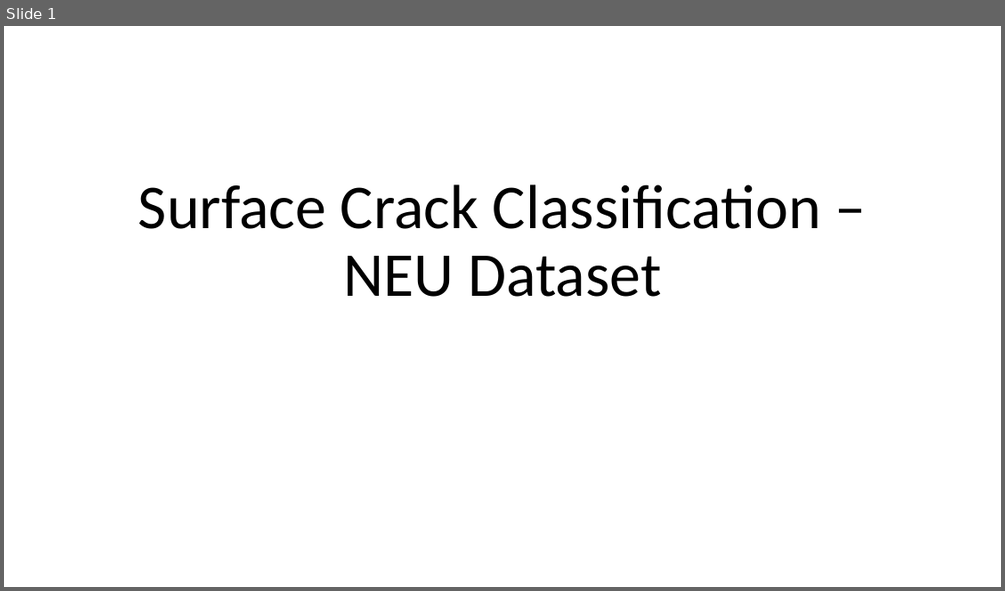
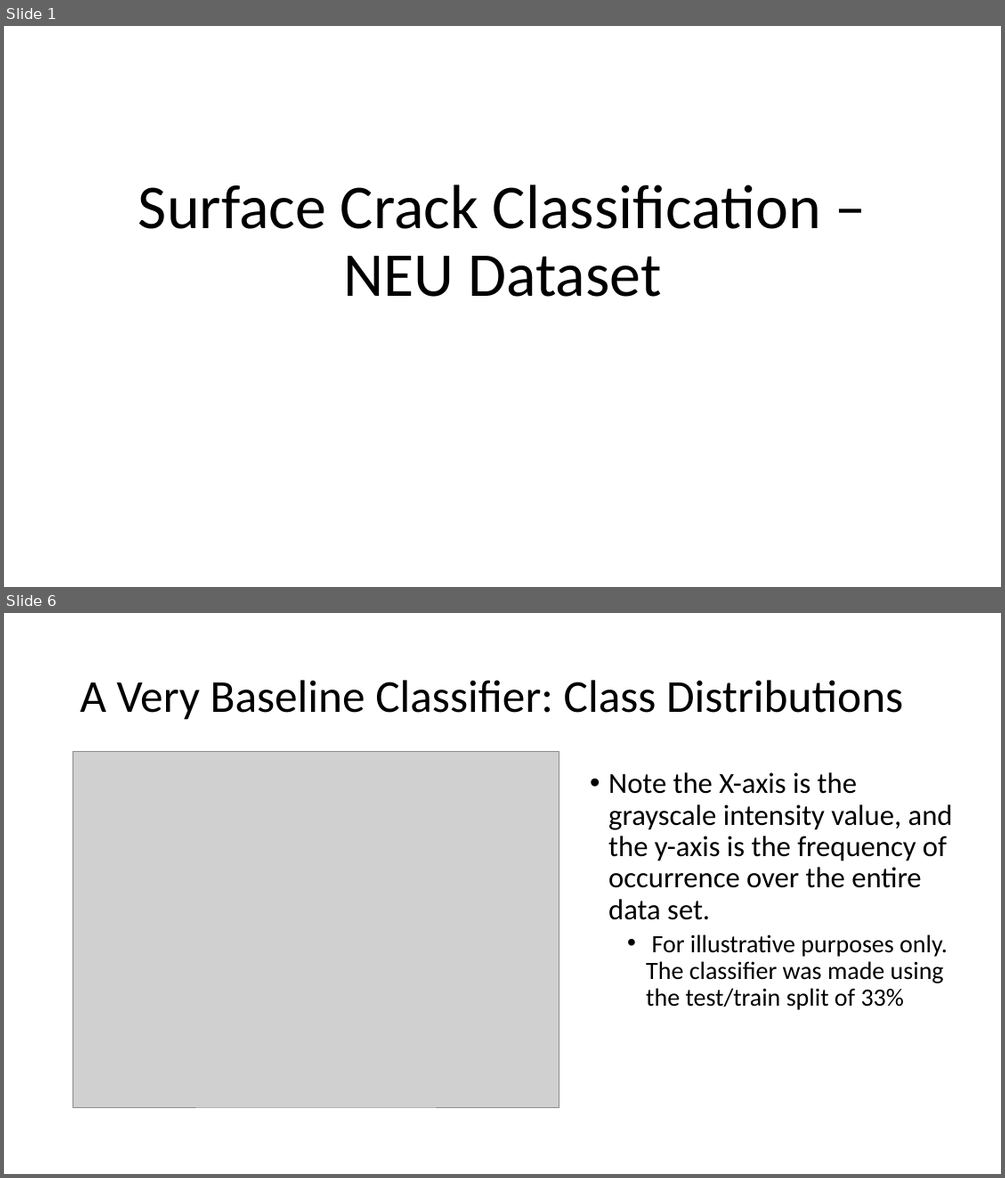
Before and after one commit to M-Matrona/IBM-Machine-Learning-Course, a slide deck: Course_5_Deep_Learning/Surface Crack Classification Project Overview.pptx. Shown one above the other, each under a label of ours: slide 1 before the commit, slides 1 and 6 after it; the slides between them are not shown. The pictures are 1005x591 and 1005x1178 pixels, drawn with LibreOffice and Linux fonts; fonts in the diff are those of the drawing; grey boxes stand for pictures. Boxes give left, top, right and bottom in pixels: in the first picture for what was removed or moved away, otherwise in the second. Text is boxed around its words. In the diff, an @@ line names an element or a change of style, - is before the commit and + after.

```diff
--- a/Course_5_Deep_Learning/Surface Crack Classification Project Overview.pptx
+++ b/Course_5_Deep_Learning/Surface Crack Classification Project Overview.pptx
@@ slide 6 added at (4, 613, 1001, 1174), background #FFFFFF @@
@@ title added at (80, 680, 903, 720), 44 pt, text #000000 @@
+A Very Baseline Classifier: Class Distributions
@@ picture added at (73, 751, 558, 1107) @@
@@ text added at (608, 772, 953, 1010), 28 pt, text #000000 @@
+• Note the X-axis is the grayscale intensity value, and the y-axis is the frequency of occurrence over the entire data set.
+  • For illustrative purposes only. The classifier was made using the test/train split of 33%
```
Also in this commit, not shown: 17 other slides added, 1 slide removed, 16 other files.
